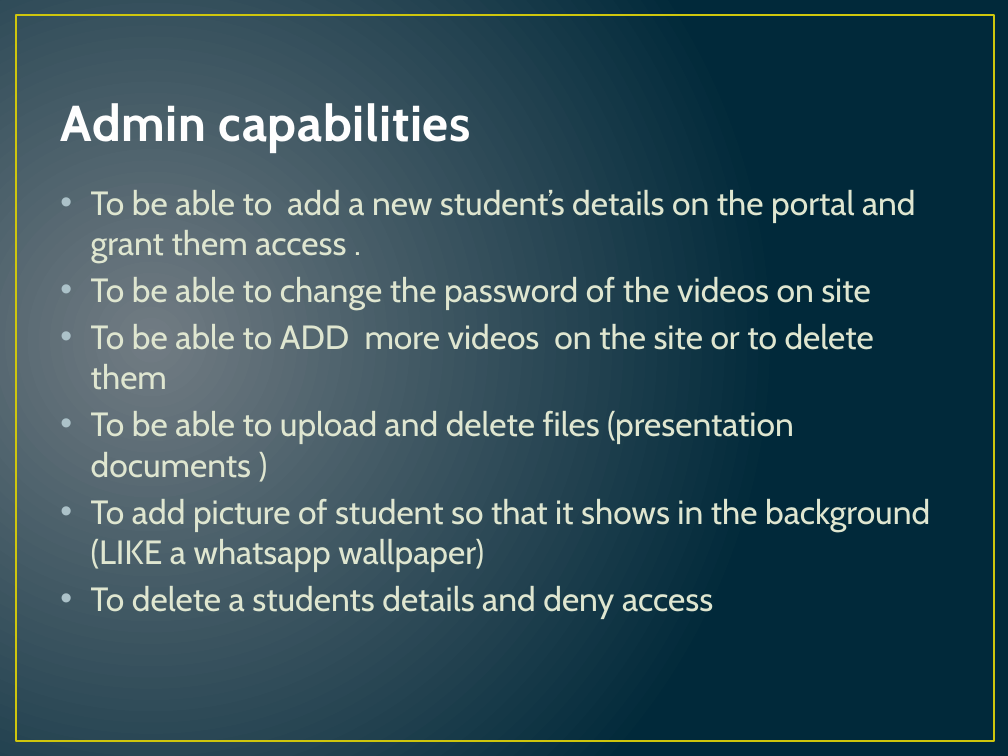
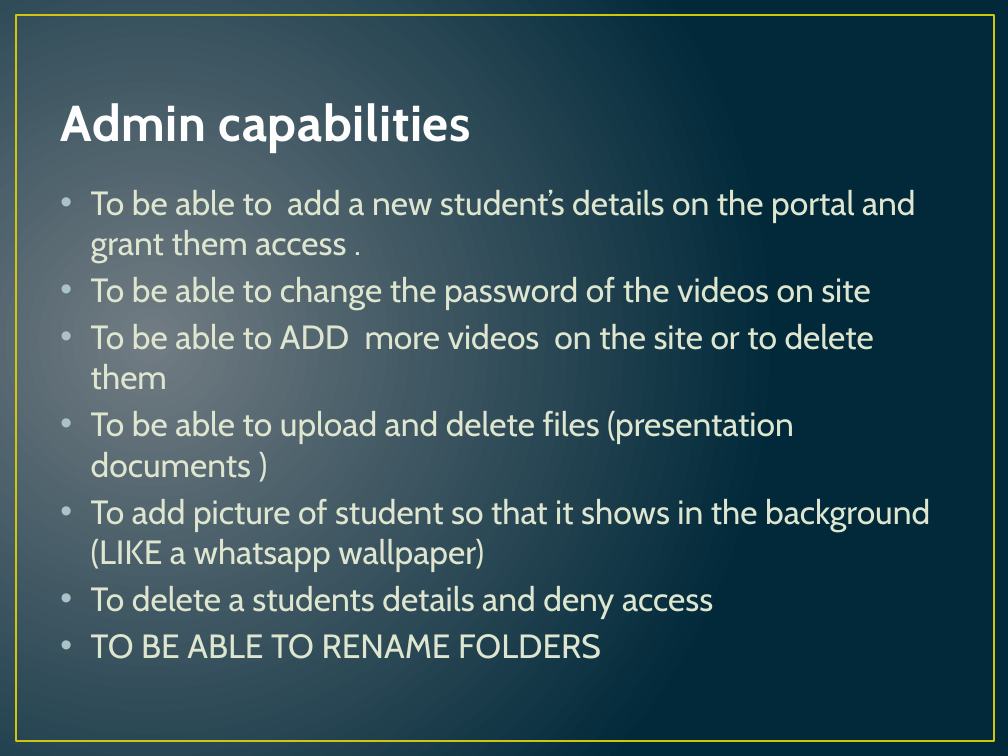
Before and after one commit to KatlegoMokethi/Forex-Masters, a slide deck: slide 4 of docs/WEBSITE UPDATE fx masters.pptx. Drawn at 1008x756 pixels with LibreOffice and Linux fonts; fonts in the diff are those of the drawing. Boxes give left, top, right and bottom in pixels: in the first picture for what was removed or moved away, otherwise in the second. Text is boxed around its words. In the diff, an @@ line names an element or a change of style, - is before the commit and + after.

```diff
--- a/docs/WEBSITE UPDATE fx masters.pptx
+++ b/docs/WEBSITE UPDATE fx masters.pptx
@@ text at (x1=91, y1=634, x2=601, y2=659): paragraph added @@
+• TO BE ABLE TO RENAME FOLDERS
```
Also in this commit, not shown: 3 other slides changed.
